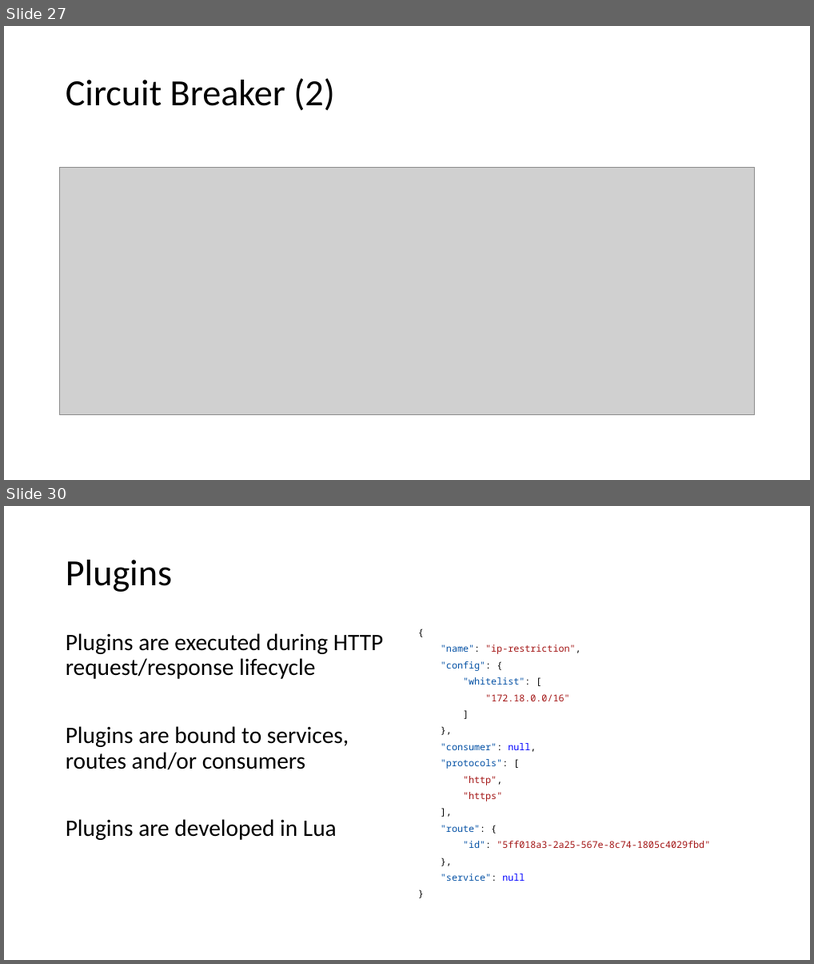
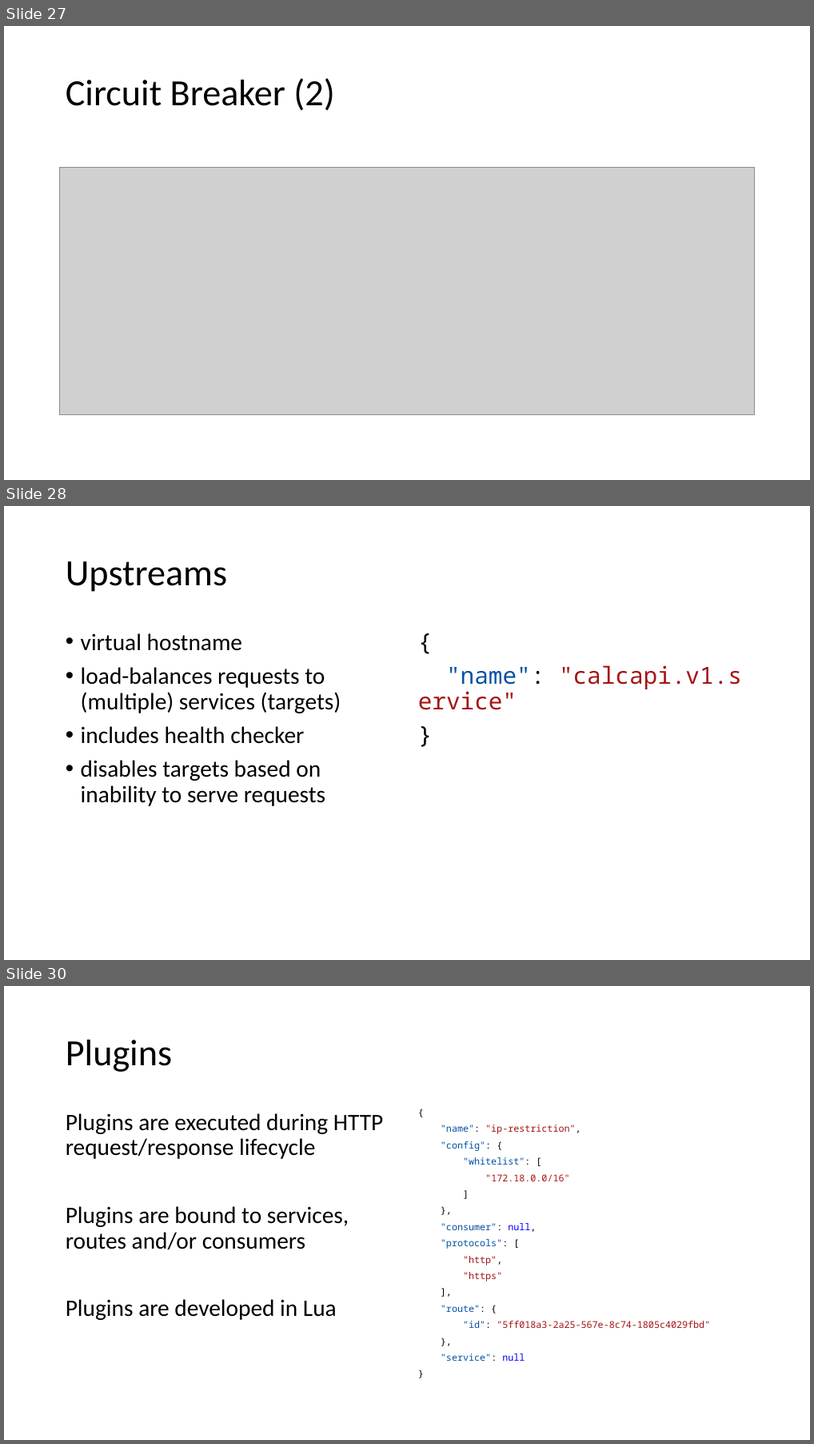
Before and after one commit to danielwagn3r/apimgmt-workshop, a slide deck: API Gateway.pptx. Shown one above the other, each under a label of ours: slides 27 and 30 before the commit, slides 27, 28 and 30 after it; the slides between them are not shown. The pictures are 814x964 and 814x1444 pixels, drawn with LibreOffice and Linux fonts; fonts in the diff are those of the drawing; grey boxes stand for pictures. Boxes give left, top, right and bottom in pixels: in the first picture for what was removed or moved away, otherwise in the second. Text is boxed around its words. In the diff, an @@ line names an element or a change of style, - is before the commit and + after.

Commit message:
Added Upstreams and Targets.

```diff
--- a/API Gateway.pptx
+++ b/API Gateway.pptx
@@ slide 28 added at [4,506,810,960], background #FFFFFF @@
@@ title added at [66,561,227,592], 44 pt, text #000000 @@
+Upstreams
@@ text added at [81,633,342,806], 28 pt, text #000000 @@
+• virtual hostname
+• load-balances requests to (multiple) services (targets)
+• includes health checker
+• disables targets based on inability to serve requests
@@ text added at [446,665,742,689], 28 pt, text #A31515 @@
+{
+"name": "calcapi.v1.service"
+}
```
Also in this commit, not shown: 1 other slide added, 2 slides removed.
